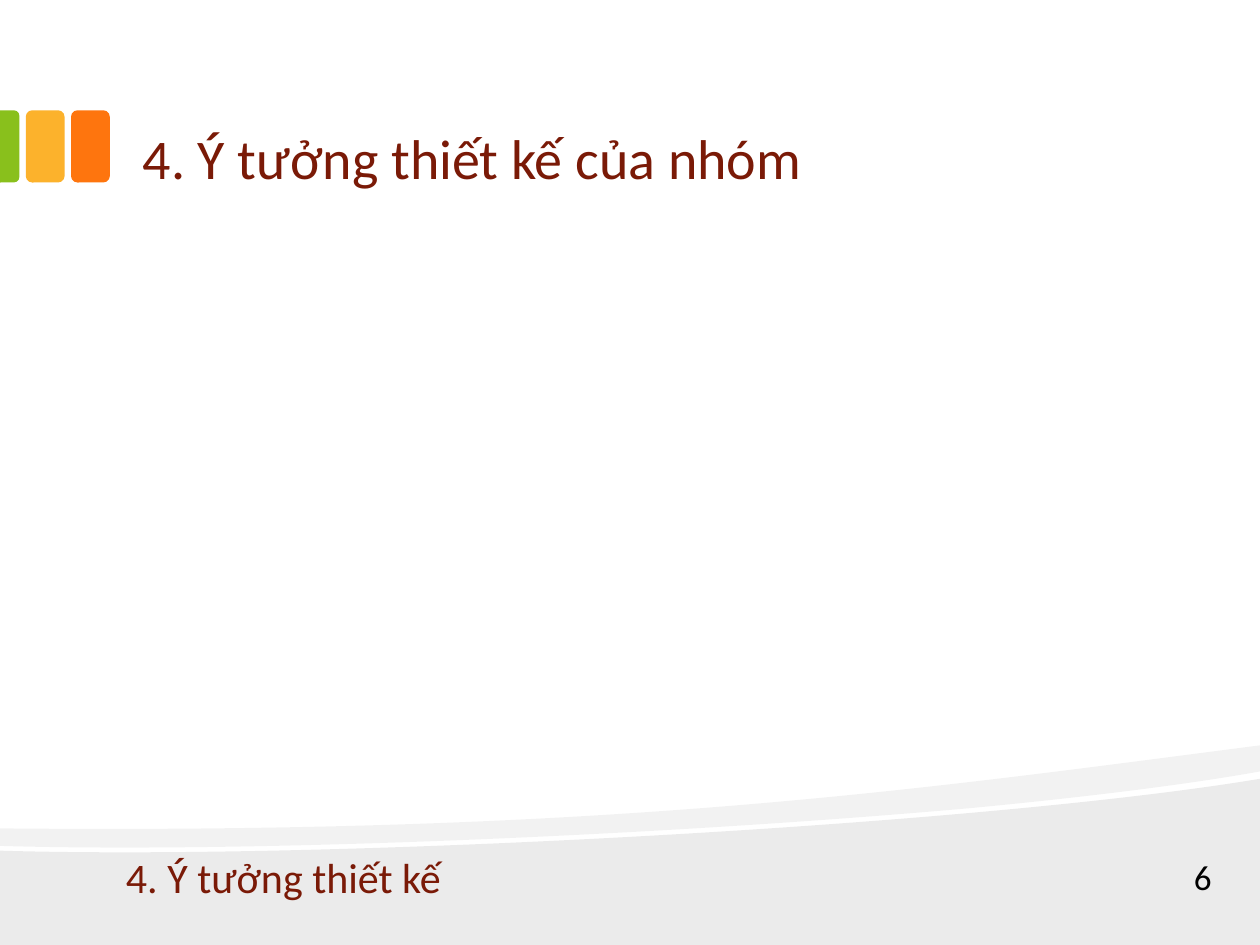
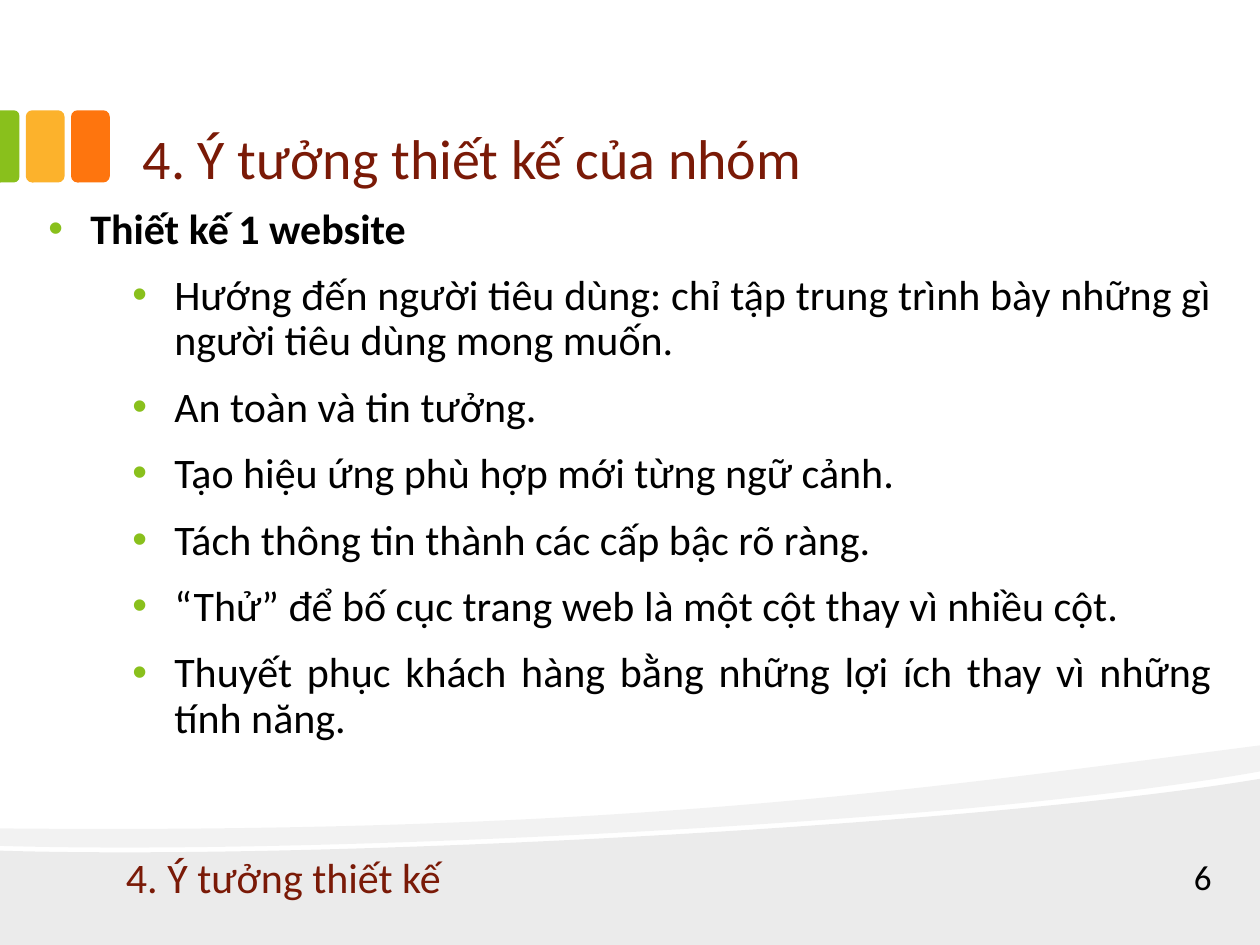
Before and after one commit to phamhoanghaison0402/Project_WebThucPhamChucNang, a slide deck: slide 6 of Report HCI/Report_HCI.ppt. Drawn at 1260x945 pixels with LibreOffice and Linux fonts; fonts in the diff are those of the drawing. Boxes give left, top, right and bottom in pixels: in the first picture for what was removed or moved away, otherwise in the second. Text is boxed around its words. In the diff, an @@ line names an element or a change of style, - is before the commit and + after.

Commit message:
xong đánh giá trang web của nhóm

```diff
--- a/Report HCI/Report_HCI.ppt
+++ b/Report HCI/Report_HCI.ppt
@@ text added at [90, 212, 1210, 741], 24 pt, text #000000 @@
+• Thiết kế 1 website
+  • Hướng đến người tiêu dùng: chỉ tập trung trình bày những gì người tiêu dùng mong muốn.
+  • An toàn và tin tưởng.
+  • Tạo hiệu ứng phù hợp mới từng ngữ cảnh.
+  • Tách thông tin thành các cấp bậc rõ ràng.
+  • “Thử” để bố cục trang web là một cột thay vì nhiều cột.
+  • Thuyết phục khách hàng bằng những lợi ích thay vì những tính năng.
```
Also in this commit, not shown: 4 other slides changed, 8 slides added.
